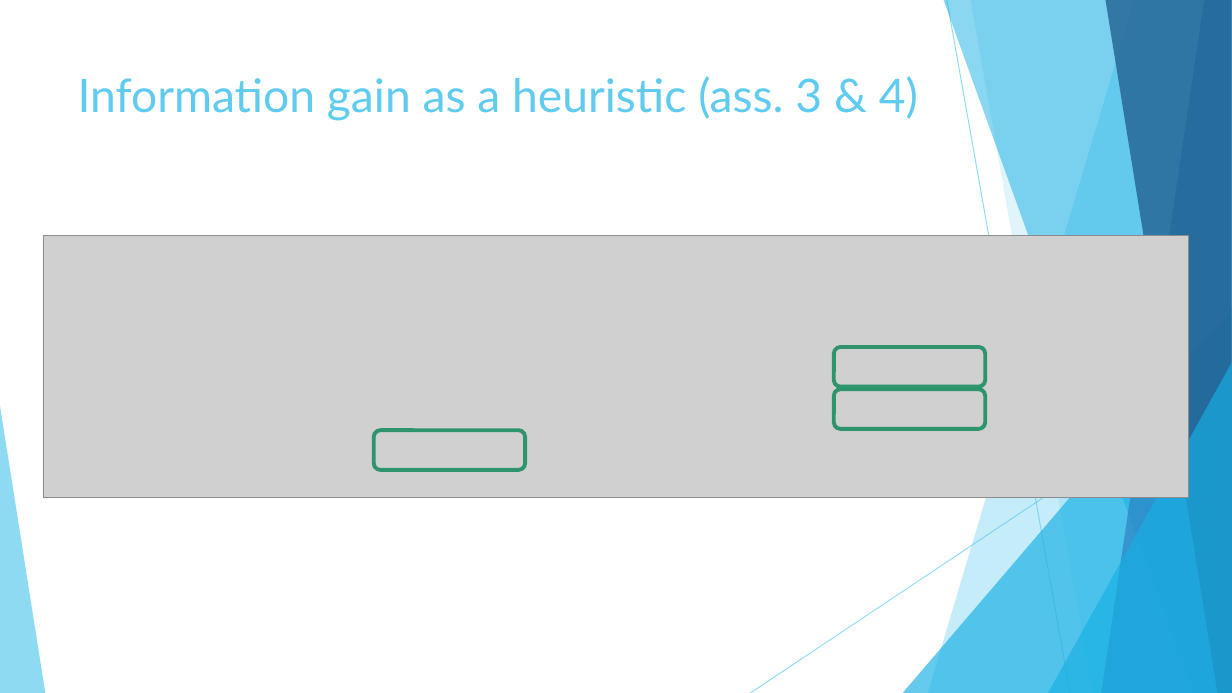
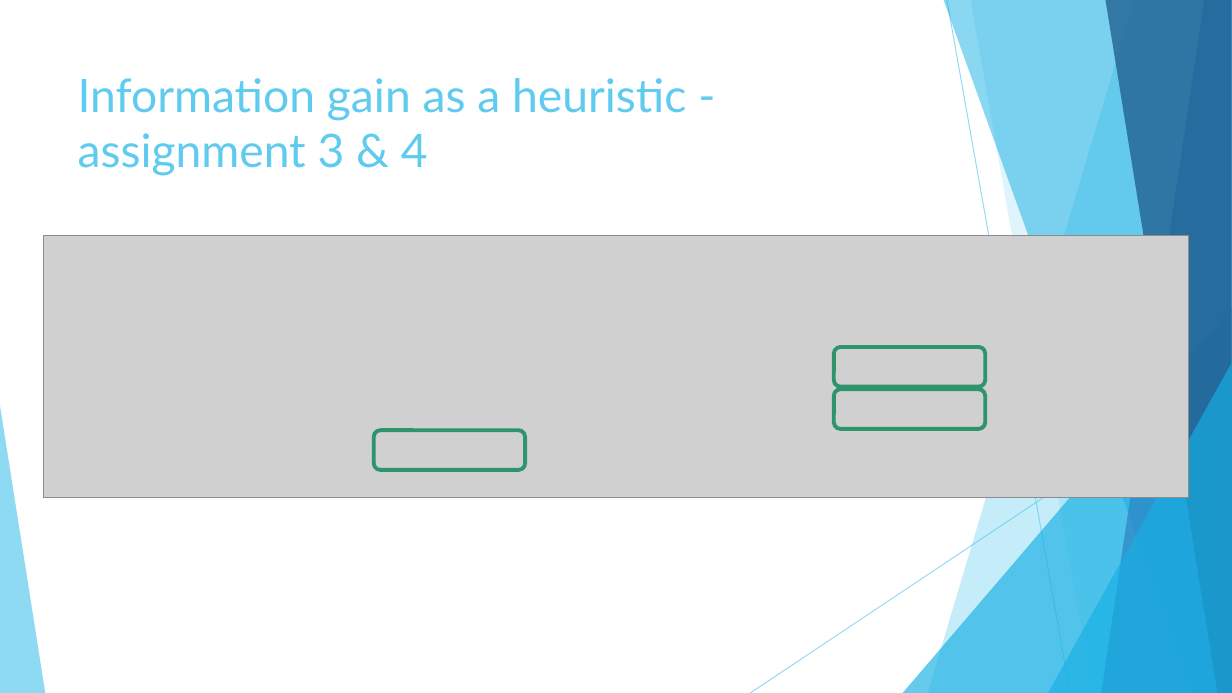
Before and after one commit to Ivan-Klabucar/Machine-Learning, a slide deck: slide 7 of Presentation3.pptx. Drawn at 1232x693 pixels with LibreOffice and Linux fonts; fonts in the diff are those of the drawing; grey boxes stand for pictures. Boxes give left, top, right and bottom in pixels: in the first picture for what was removed or moved away, otherwise in the second. Text is boxed around its words. In the diff, an @@ line names an element or a change of style, - is before the commit and + after.

```diff
--- a/Presentation3.pptx
+++ b/Presentation3.pptx
@@ title at (78, 78, 686, 176): text changed @@
-Information gain as a heuristic (ass. 3 & 4)
+Information gain as a heuristic - assignment 3 & 4
```
Also in this commit, not shown: 8 other slides changed.
